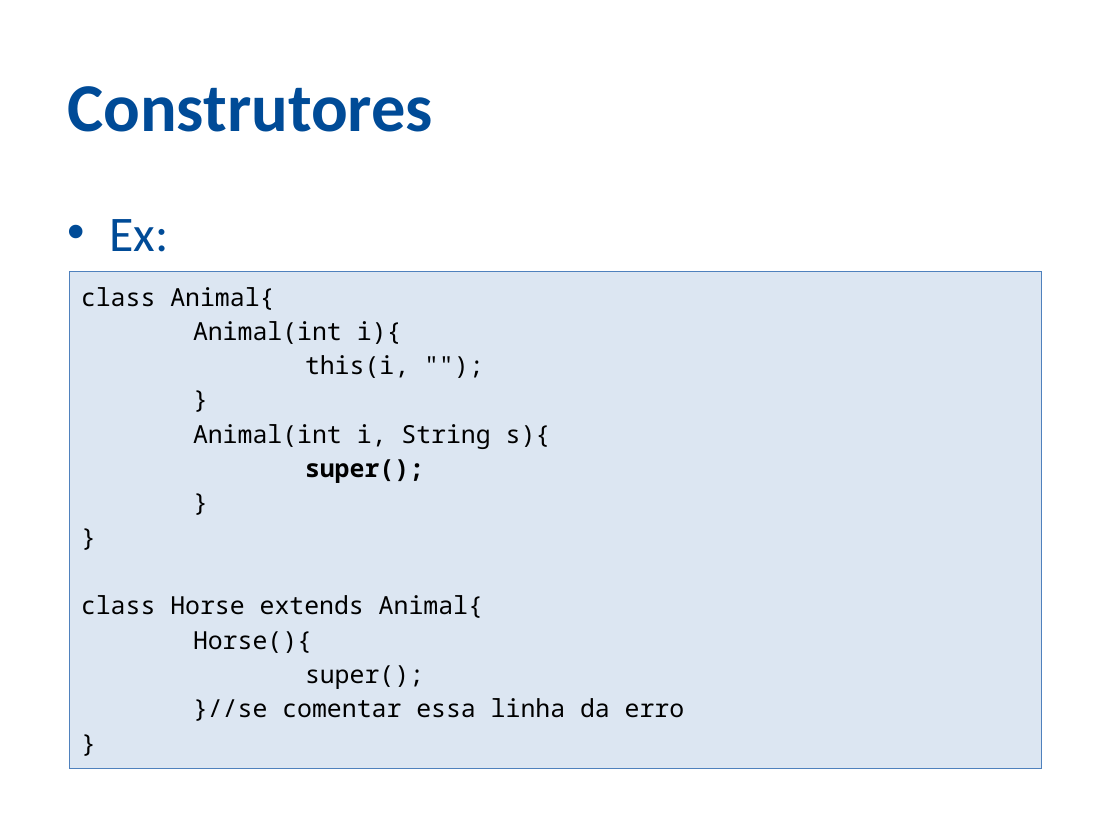
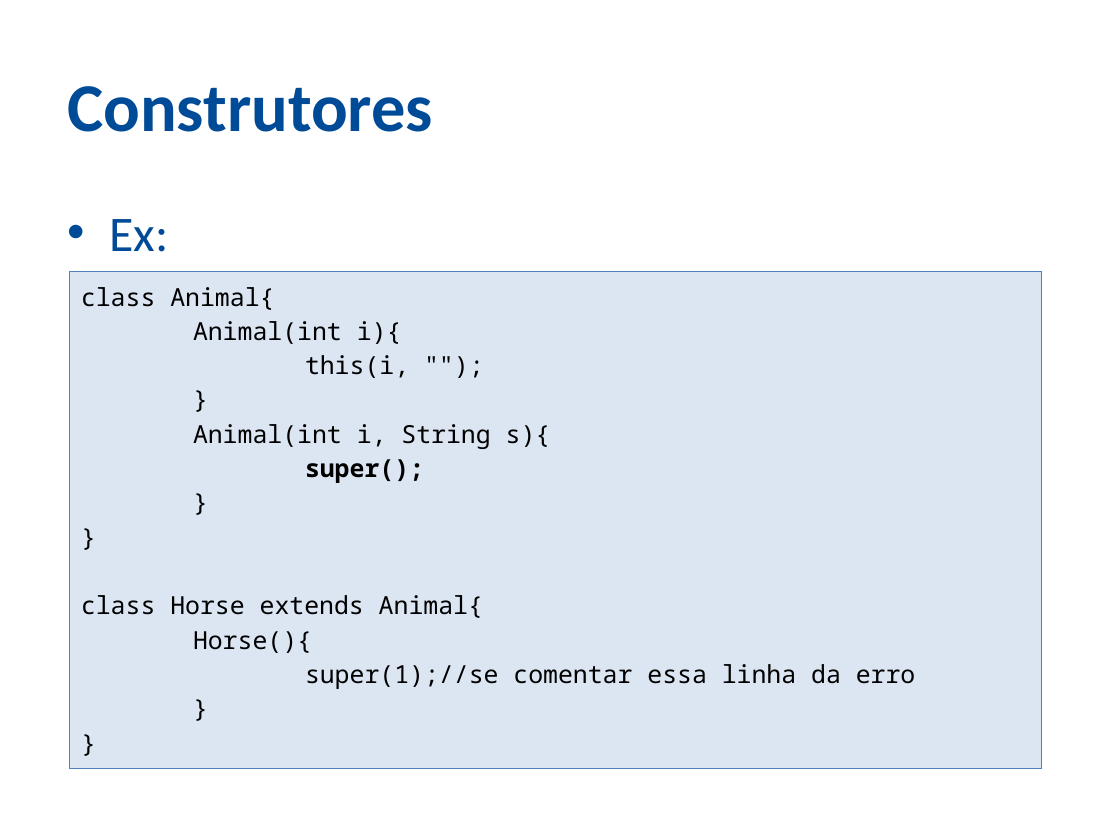
Before and after one commit to ozieljose/java6cert, a slide deck: slide 50 of slides/9-OO.pptx. Drawn at 1120x840 pixels with LibreOffice and Linux fonts; fonts in the diff are those of the drawing; background and template pictures are left out. Boxes give left, top, right and bottom in pixels: in the first picture for what was removed or moved away, otherwise in the second. Text is boxed around its words. In the diff, an @@ line names an element or a change of style, - is before the commit and + after.

```diff
--- a/slides/9-OO.pptx
+++ b/slides/9-OO.pptx
@@ text in rectangle at (x1=69, y1=271, x2=1040, y2=768): paragraph added @@
+}
@@ text in rectangle at (x1=305, y1=664, x2=916, y2=689): text changed @@
-super();
-}//se comentar essa linha da erro
+super(1);//se comentar essa linha da erro
```
Also in this commit, not shown: 10 other slides changed, 12 other files.
